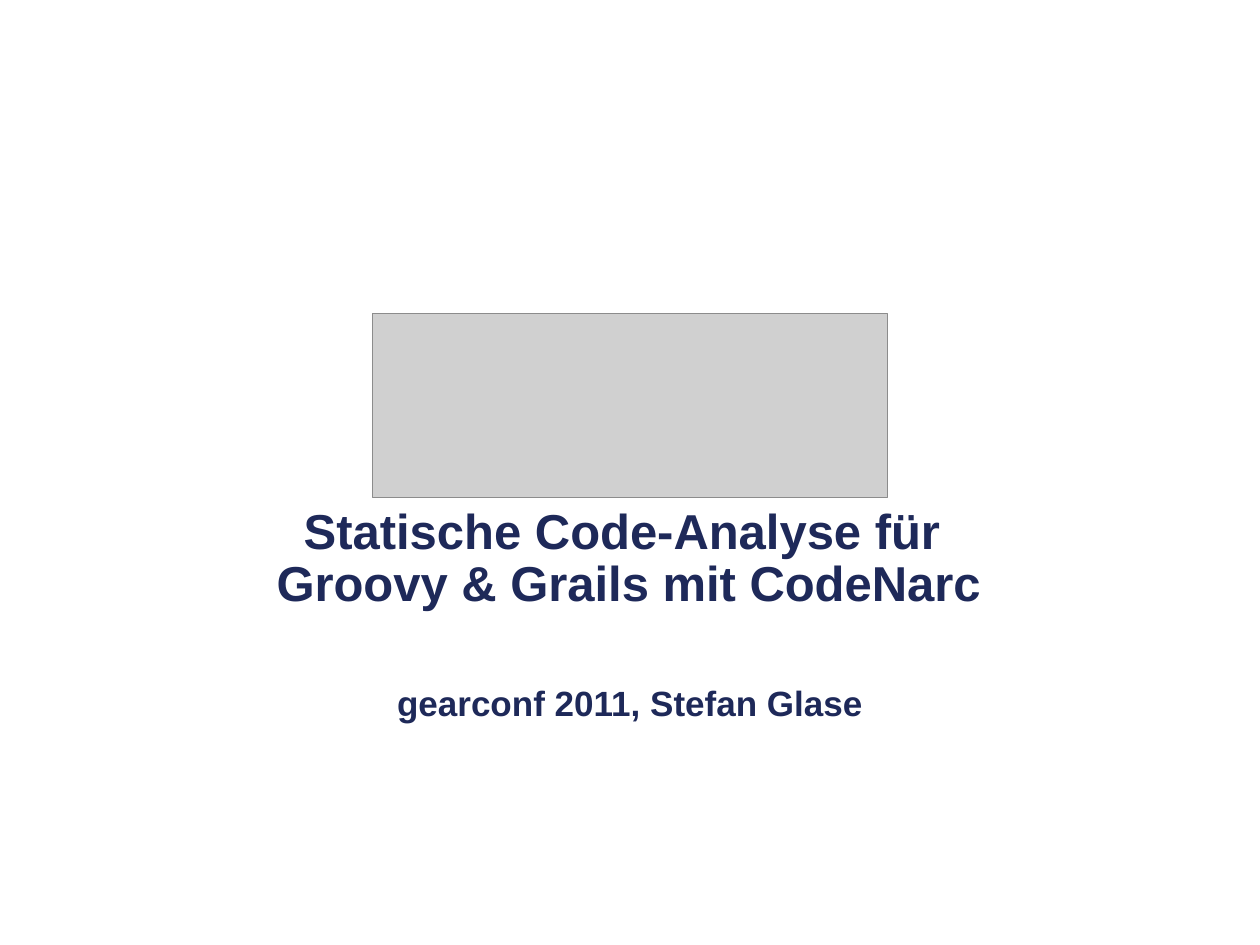
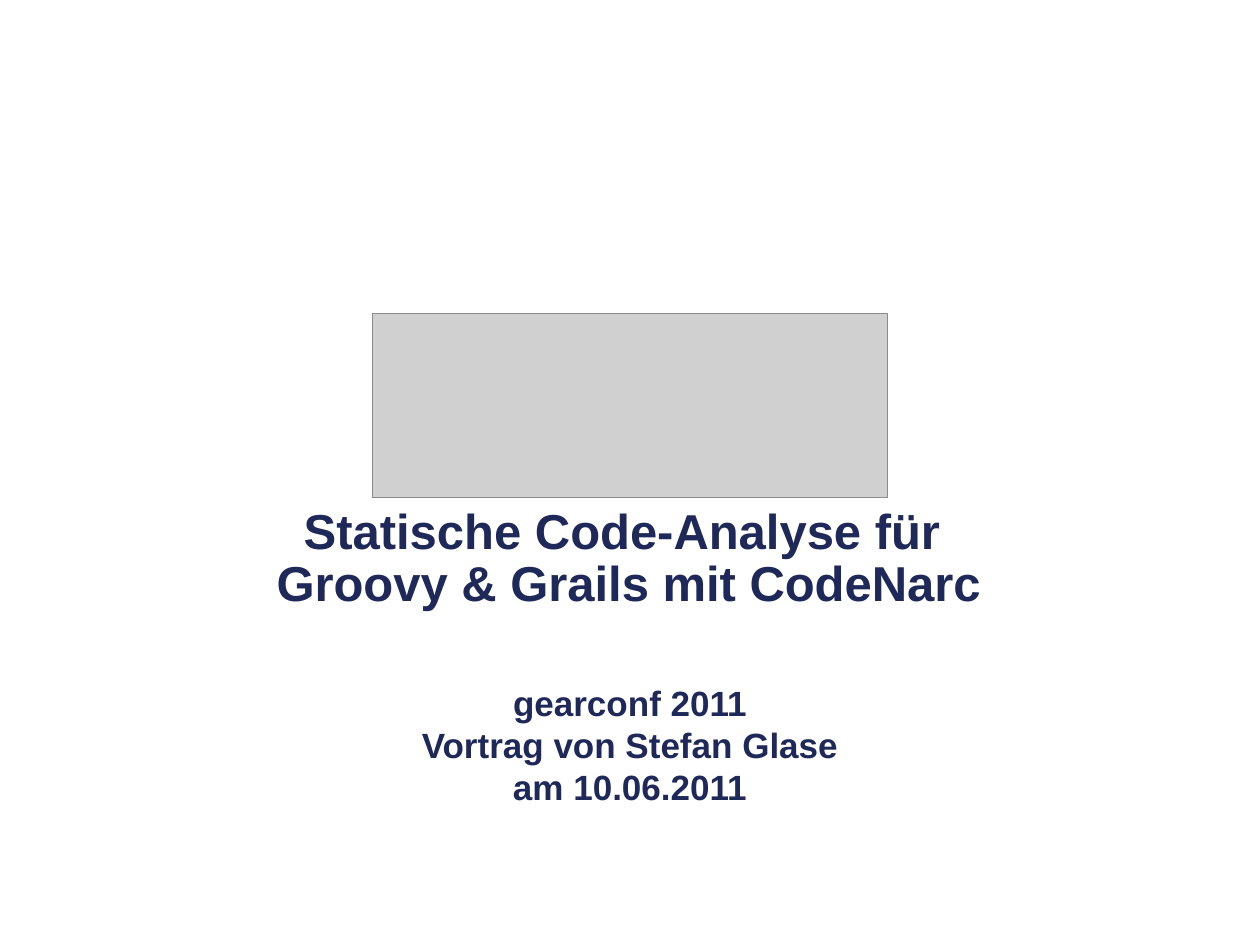
Before and after one commit to codescape/presentations, a slide deck: slide 1 of statische-code-analyse-mit-codenarc/codenarc-gearconf-2011.pptx. Drawn at 1260x945 pixels with LibreOffice and Linux fonts; fonts in the diff are those of the drawing; grey boxes stand for pictures; background and template pictures are left out. Boxes give left, top, right and bottom in pixels: in the first picture for what was removed or moved away, otherwise in the second. Text is boxed around its words. In the diff, an @@ line names an element or a change of style, - is before the commit and + after.

```diff
--- a/statische-code-analyse-mit-codenarc/codenarc-gearconf-2011.pptx
+++ b/statische-code-analyse-mit-codenarc/codenarc-gearconf-2011.pptx
@@ text at (422, 690, 837, 801): text changed @@
-gearconf 2011, Stefan Glase
+gearconf 2011
+Vortrag von Stefan Glase
+am 10.06.2011
```
Also in this commit, not shown: 8 other slides changed, 2 other files.
